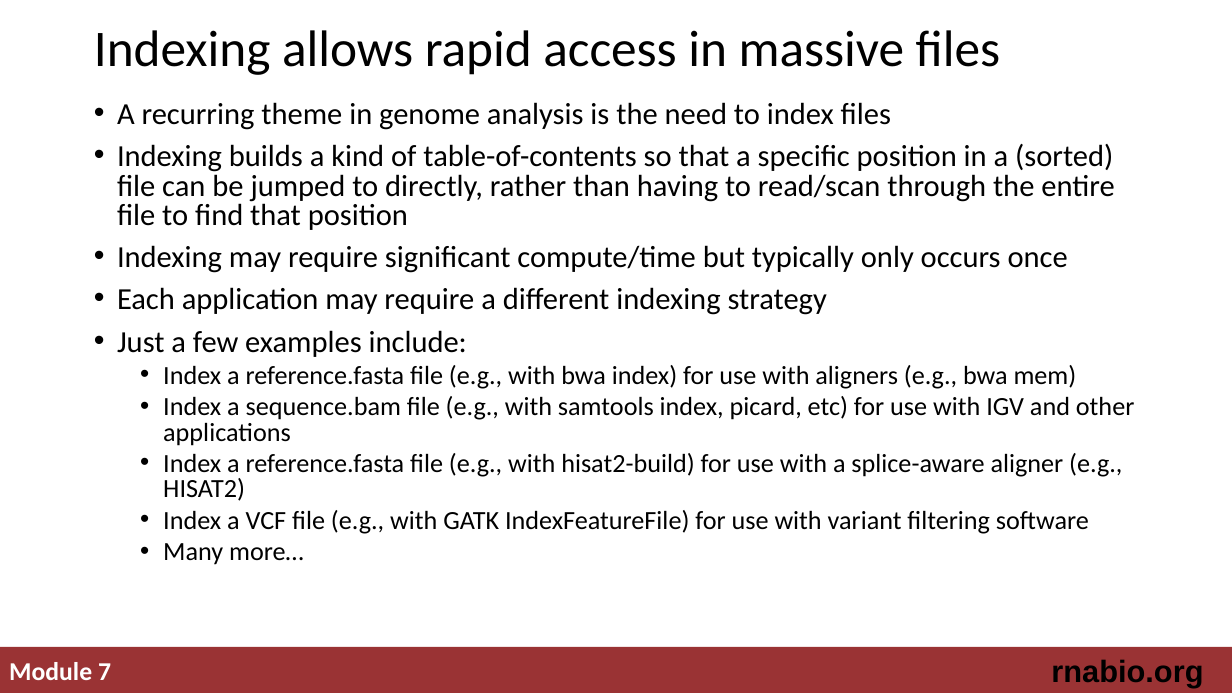
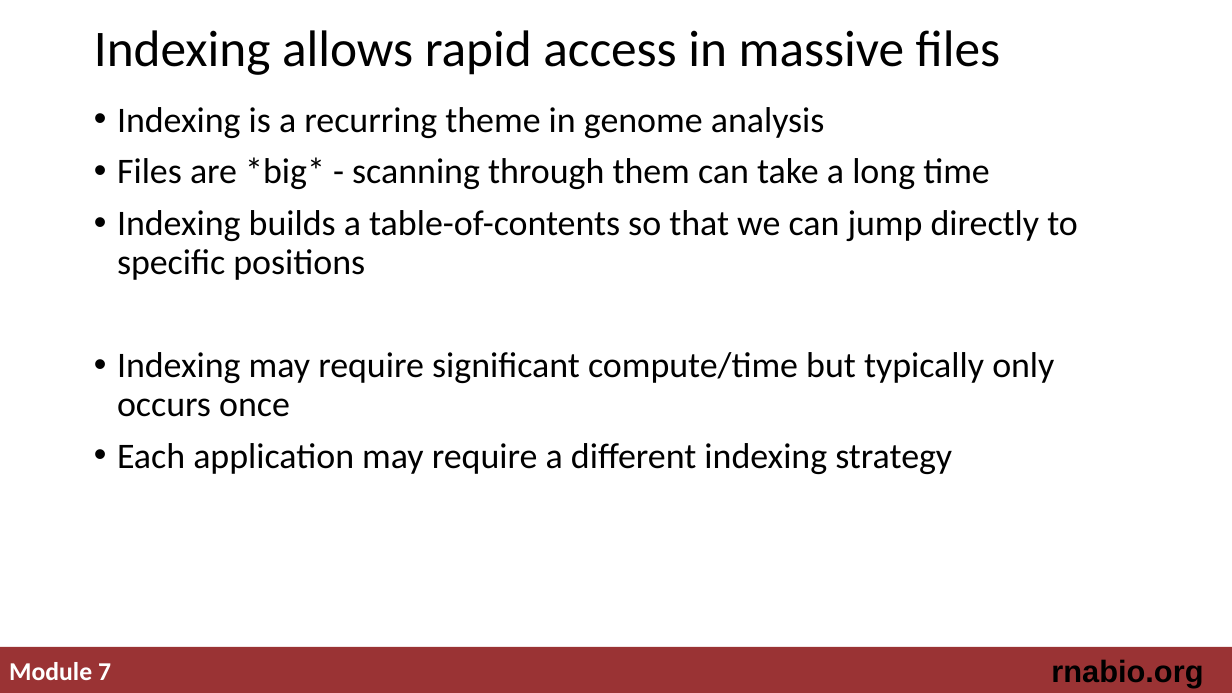
Before and after one commit to griffithlab/rnabio.org, a slide deck: slide 3 of assets/lectures/cbw-cshl/2019/mini/RNASeq_MiniLecture_07_Indexing.pptx (slide 2 before the commit). Drawn at 1232x693 pixels with LibreOffice and Linux fonts; fonts in the diff are those of the drawing. Boxes give left, top, right and bottom in pixels: in the first picture for what was removed or moved away, otherwise in the second. Text is boxed around its words. In the diff, an @@ line names an element or a change of style, - is before the commit and + after.

Commit message:
added a few things - not done

```diff
--- a/assets/lectures/cbw-cshl/2019/mini/RNASeq_MiniLecture_07_Indexing.pptx
+++ b/assets/lectures/cbw-cshl/2019/mini/RNASeq_MiniLecture_07_Indexing.pptx
@@ text at (x1=117, y1=107, x2=1078, y2=280): text changed; size 23.8 to 28 pt @@
-• A recurring theme in genome analysis is the need to index files
-• Indexing builds a kind of table-of-contents so that a specific position in a (sorted) file can be jumped to directly, rather than having to read/scan through the entire file to find that position
+• Indexing is a recurring theme in genome analysis
+• Files are *big* - scanning through them can take a long time
+• Indexing builds a table-of-contents so that we can jump directly to specific positions
@@ text at (x1=117, y1=330, x2=1134, y2=565): paragraphs removed @@
-• Just a few examples include:
-  • Index a reference.fasta file (e.g., with bwa index) for use with aligners (e.g., bwa mem)
-  • Index a sequence.bam file (e.g., with samtools index, picard, etc) for use with IGV and other applications
-  • Index a reference.fasta file (e.g., with hisat2-build) for use with a splice-aware aligner (e.g., HISAT2)
-  • Index a VCF file (e.g., with GATK IndexFeatureFile) for use with variant filtering software
-  • Many more…
@@ text at (x1=117, y1=352, x2=1054, y2=474): size 23.8 to 28 pt in "Indexing may require significant compute/time but typically ...", "Each application may require a different indexing ..."; line spacing 0.8 to 0.9 @@
```
Also in this commit, not shown: 1 other slide changed, 3 slides added.
